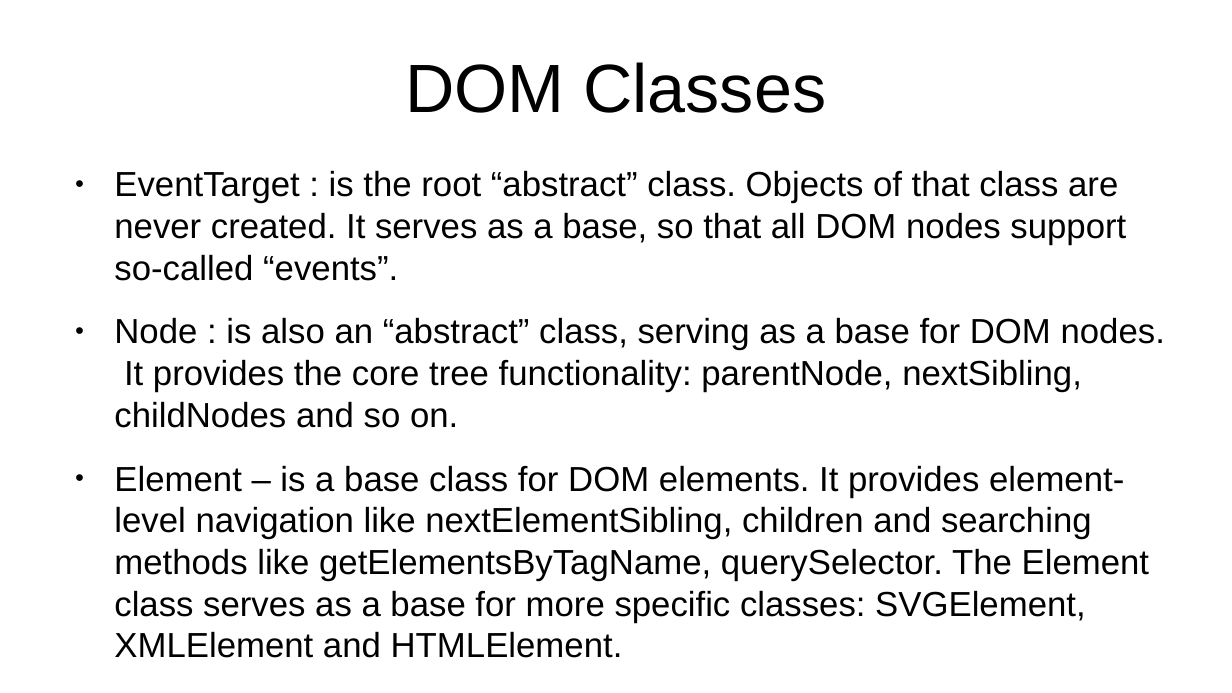
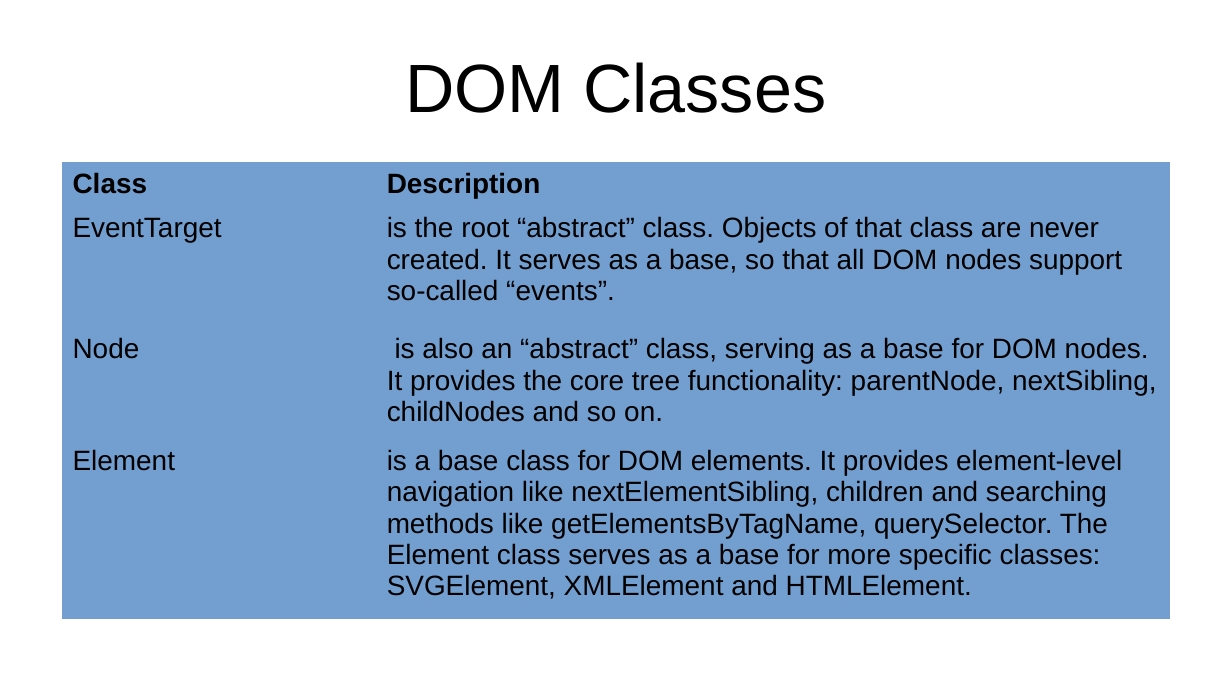
Before and after one commit to rajeshchauhan23102008/documents, a slide deck: slide 18 of src/courses/javascript/Javascript - No Theme.odp. Drawn at 1232x693 pixels with LibreOffice and Linux fonts; fonts in the diff are those of the drawing. Boxes give left, top, right and bottom in pixels: in the first picture for what was removed or moved away, otherwise in the second. Text is boxed around its words. In the diff, an @@ line names an element or a change of style, - is before the commit and + after.

```diff
--- a/src/courses/javascript/Javascript - No Theme.odp
+++ b/src/courses/javascript/Javascript - No Theme.odp
@@ table added at (61,162,1171,603), 4 rows, 2 columns @@
+Class | Description
+EventTarget | is the root “abstract” class. Objects of that class are never created. It serves as a base, so that all DOM nodes support so-called “events”.
+Node | is also an “abstract” class, serving as a base for DOM nodes. It provides the core tree functionality: parentNode, nextSibling, childNodes and so on.
+Element | is a base class for DOM elements. It provides element-level navigation like nextElementSibling, children and searching methods like getElementsByTagName, querySelector. The Element class serves as a base for more specific classes: SVGElement, XMLElement and HTMLElement.
@@ text removed at (114,170,1165,658) @@
-● EventTarget : is the root “abstract” class. Objects of that class are never created. It serves as a base, so that all DOM nodes support so-called “events”.
-● Node : is also an “abstract” class, serving as a base for DOM nodes. It provides the core tree functionality: parentNode, nextSibling, childNodes and so on.
-● Element – is a base class for DOM elements. It provides element-level navigation like nextElementSibling, children and searching methods like getElementsByTagName, querySelector. The Element class serves as a base for more specific classes: SVGElement, XMLElement and HTMLElement.
```
Also in this commit, not shown: 8 other slides changed, 3 slides added.
